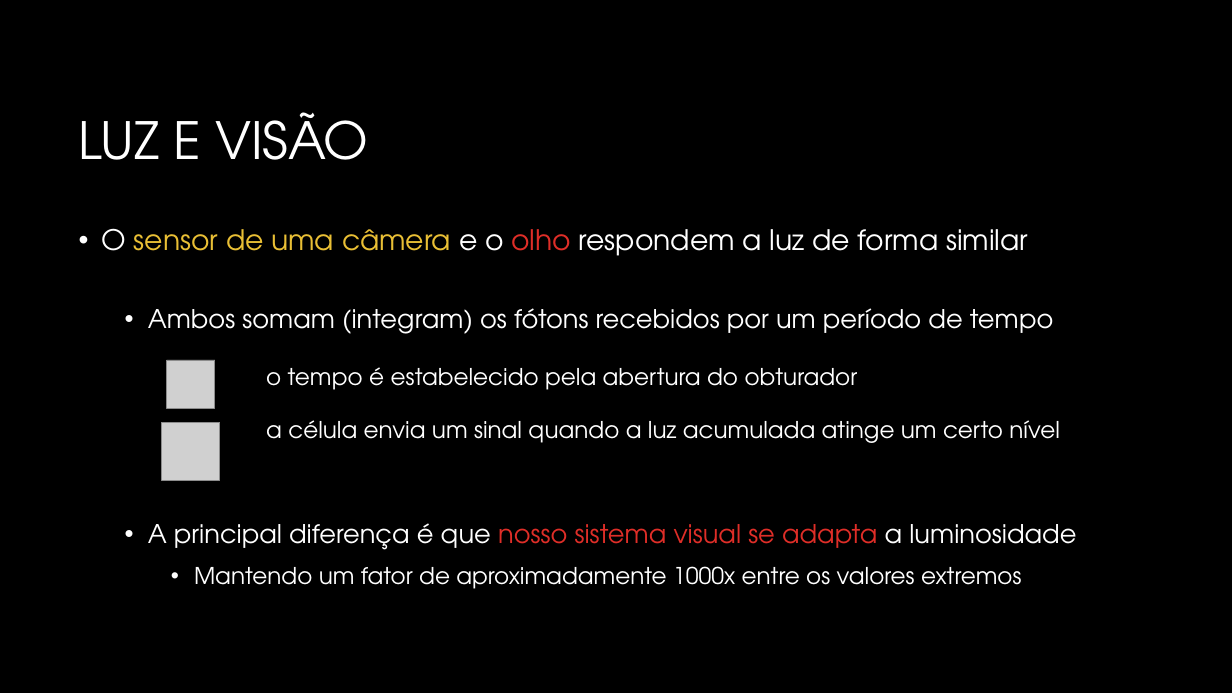
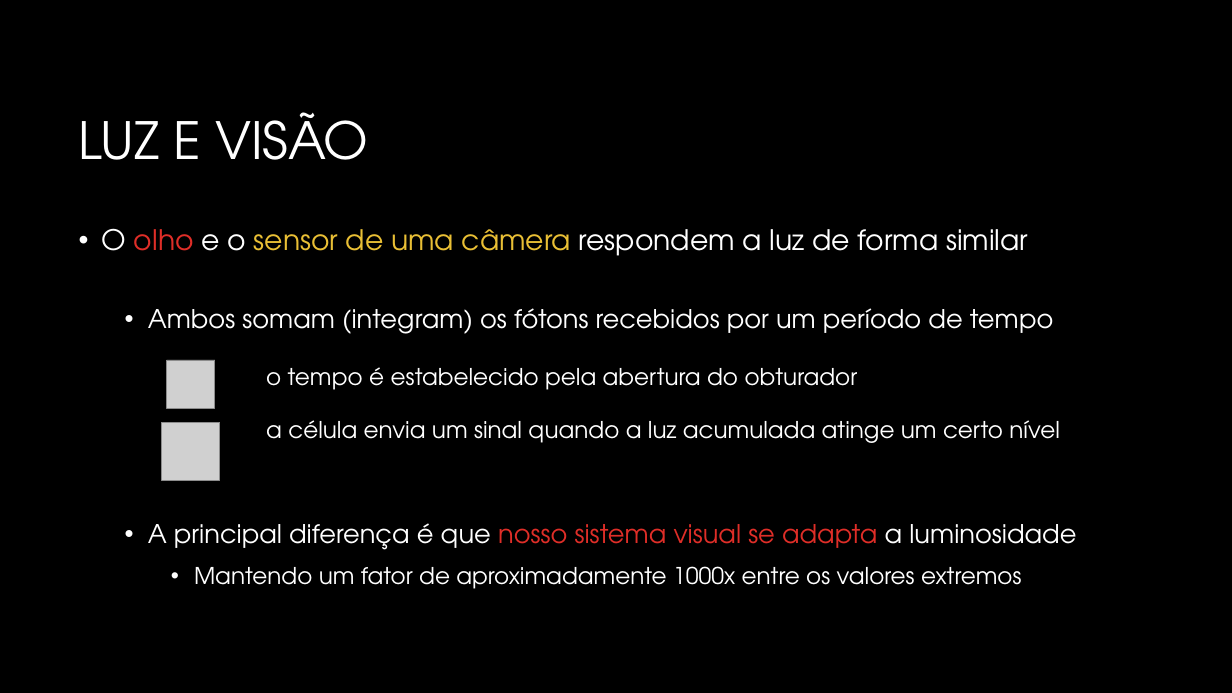
Before and after one commit to JudsonSS/CG, a slide deck: slide 27 of Slides/01. Conceitos Básicos.pptx (slide 24 before the commit). Drawn at 1232x693 pixels with LibreOffice and Linux fonts; fonts in the diff are those of the drawing; grey boxes stand for pictures; background and template pictures are left out. Boxes give left, top, right and bottom in pixels: in the first picture for what was removed or moved away, otherwise in the second. Text is boxed around its words. In the diff, an @@ line names an element or a change of style, - is before the commit and + after.

```diff
--- a/Slides/01. Conceitos Básicos.pptx
+++ b/Slides/01. Conceitos Básicos.pptx
@@ text at [102, 228, 1028, 256]: text changed @@
-• O sensor de uma câmera e o olho respondem a luz de forma similar
+• O olho e o sensor de uma câmera respondem a luz de forma similar
```
Also in this commit, not shown: 15 other slides changed, 3 slides added, 9 other files.
